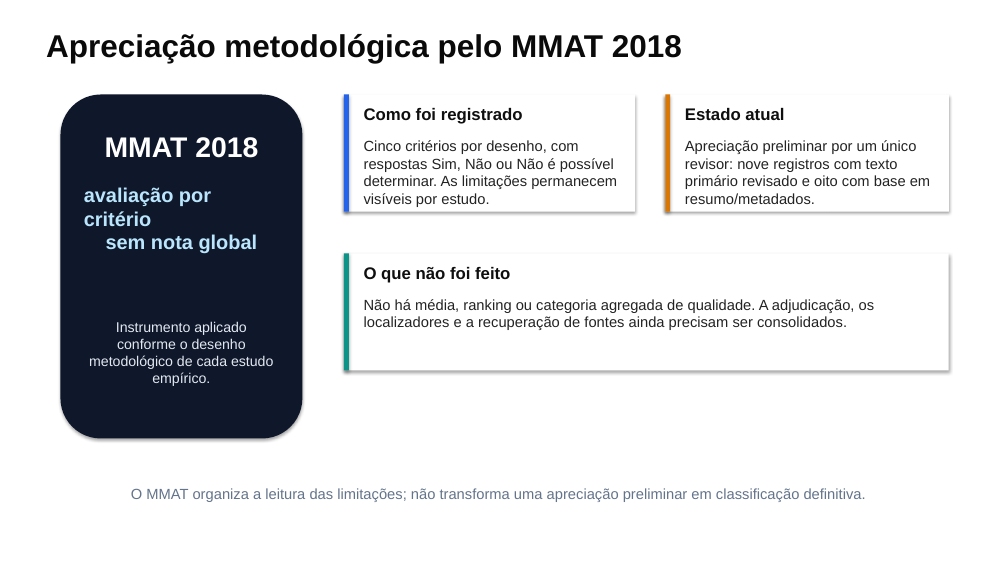
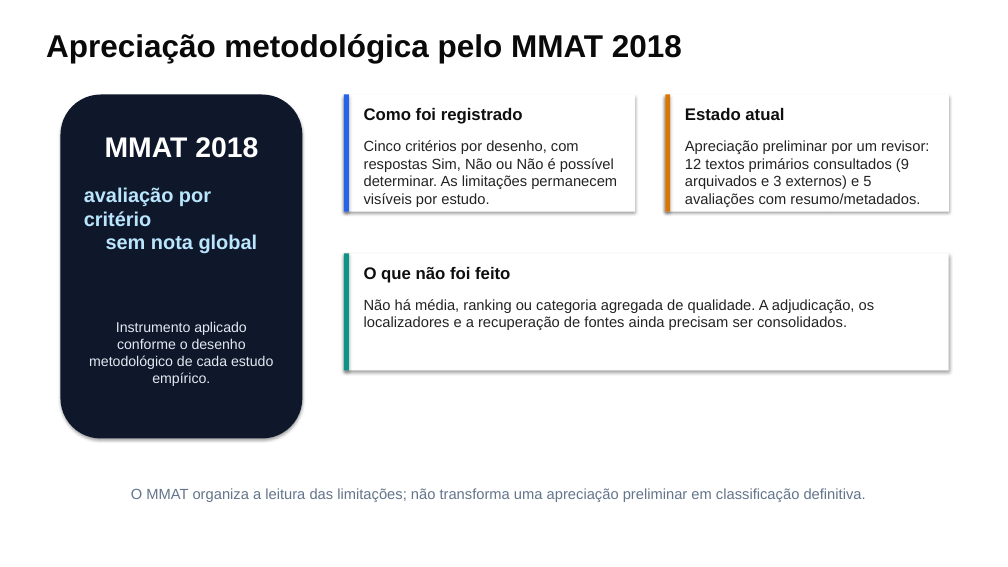
Before and after one commit to thalesfb/ccw, a slide deck: slide 13 of results/tcc/presentation/ensino_personalizado_de_matematica_tcc.pptx. Drawn at 1008x567 pixels with LibreOffice and Linux fonts; fonts in the diff are those of the drawing. Boxes give left, top, right and bottom in pixels: in the first picture for what was removed or moved away, otherwise in the second. Text is boxed around its words. In the diff, an @@ line names an element or a change of style, - is before the commit and + after.

```diff
--- a/results/tcc/presentation/ensino_personalizado_de_matematica_tcc.pptx
+++ b/results/tcc/presentation/ensino_personalizado_de_matematica_tcc.pptx
@@ text at (685, 140, 929, 207): text changed @@
-Apreciação preliminar por um único revisor: nove registros com texto primário revisado e oito com base em resumo/metadados.
+Apreciação preliminar por um revisor: 12 textos primários consultados (9 arquivados e 3 externos) e 5 avaliações com resumo/metadados.
```
Also in this commit, not shown: 2 other slides changed, 37 other files.
